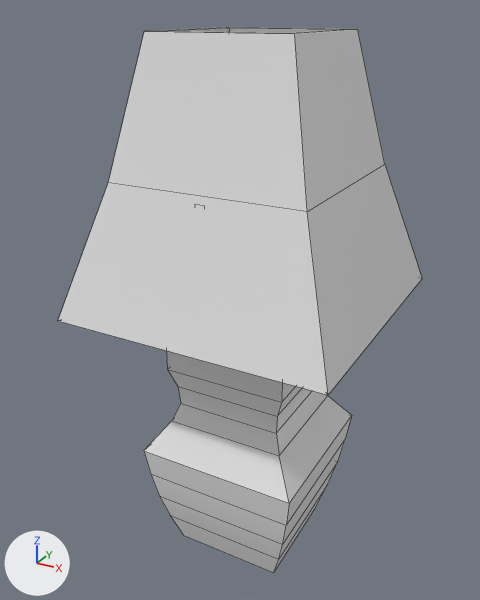
One commit to the FBX model ArtAssets/Environment/SM_Lamp.fbx: the scene before it, then after it.
Camera for both pictures: a 50 mm camera at (0.342, -0.654, 0.665) aimed at (-0.017, -0.001, 0.339). Lighting does not change. The marker at lower left points along +X, +Y and +Z. The older version comes first. Mesh edges are drawn as thin lines. Where no turn or scale is listed for an object, it has been applied to the vertices.

Names of what the first picture shows: 'SM_Lamp'.
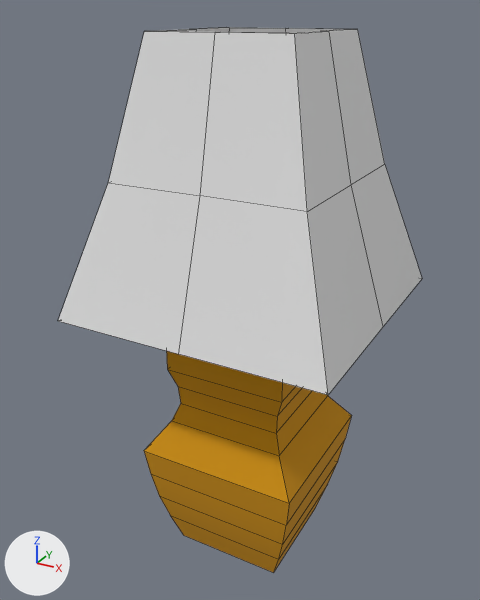
Where the change shows, as pixel boxes [x1, y1, x2, y2] in the pictures (480 x 600 px):
part 1 of me_mesh, reshaped
    both: [107, 27, 386, 395]
part 2 of me_mesh, recoloured (white to orange)
    both: [144, 351, 352, 573]

What the commit changed:
Material 'TrimSheet' (mat_trimsheet) is new.
Its base color is (0.615, 0.277, 0.0) (orange #ce9000).
Its roughness is 1.0.
me_mesh is used by ob_sm_lamp; location (0.0, 0.0, 0.0).
me_mesh had 93 vertices, 82 faces and spanned x -0.162..0.162, y -0.162..0.162, z 0.0..0.644.
me_mesh now has 218 vertices, 206 faces and spans x -0.162..0.162, y -0.162..0.162, z 0.0..0.644.
Part 1, on me_mesh:
24 faces are deleted.
7 vertices in x -0.021..0.021, y -0.018..0.018, z 0.628 move by (0.0, 0.0, -0.135).
24 vertices are added at x -0.162..0.162, y -0.162..0.162, z 0.344..0.644.
48 new faces join them, mat_emissive (white #e7e7e7).
me_mesh part 2: 50 faces spanning x -0.102..0.102, y -0.102..0.102, z 0.0..0.493 switch from mat_openpbr_shader1 (white #e7e7e7) to mat_trimsheet (orange #ce9000).
Other edits to the shape of me_mesh do not show in these pictures.
